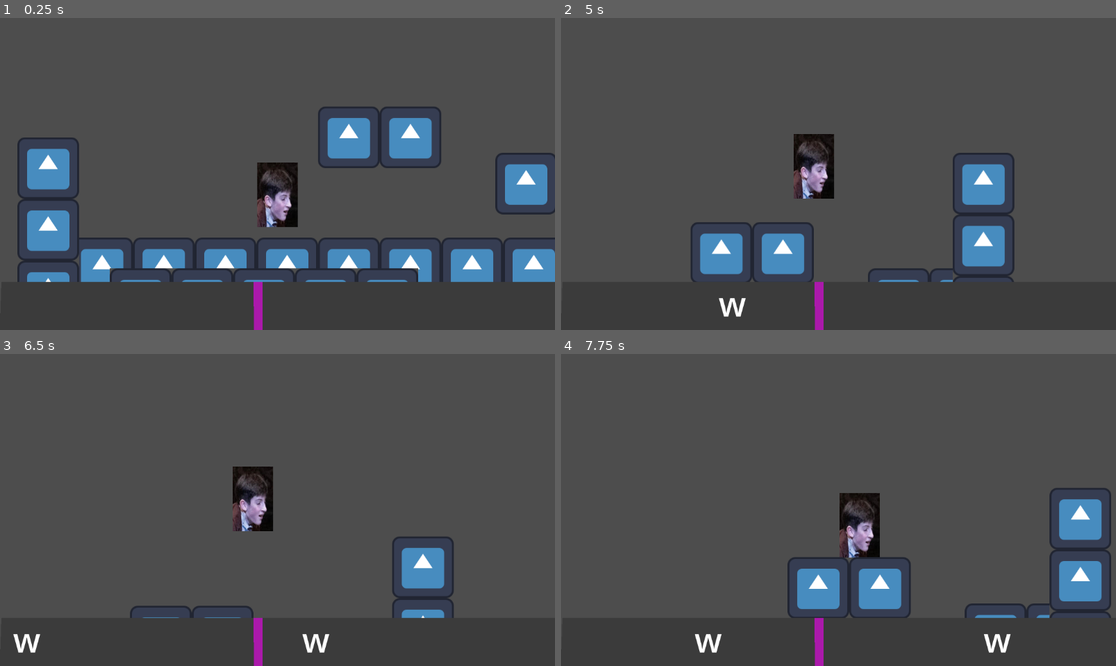
Above: before the commit, frames 1-4 (two rows, left to right).
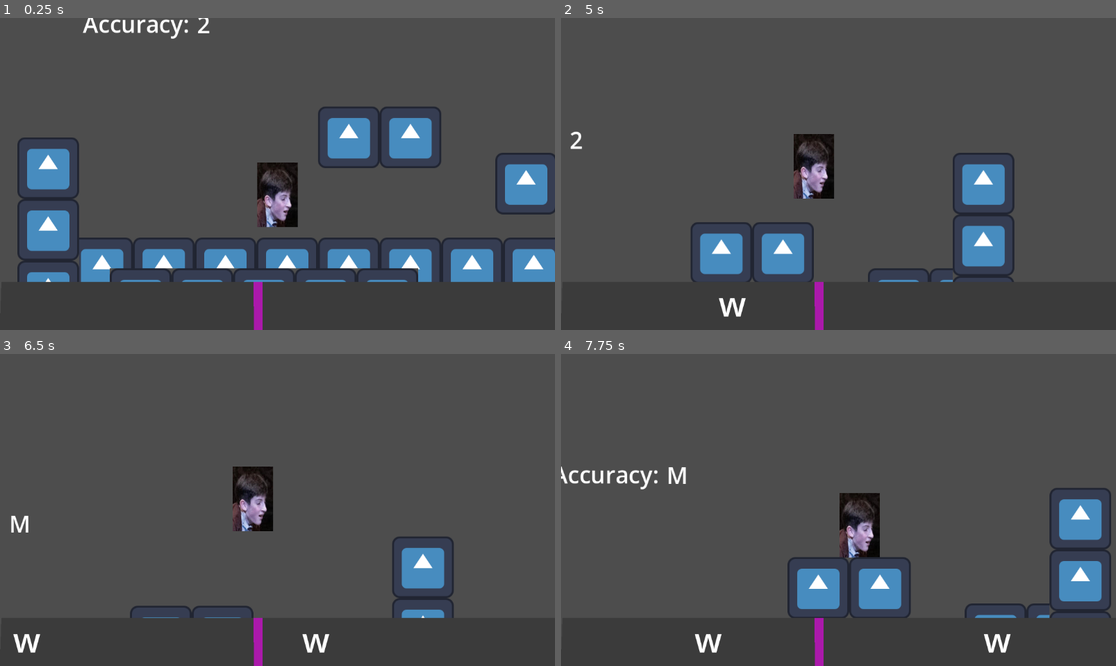
Above: after the commit, the same moments.

Repository: parkingTurkeys/unnamed-rhythm-game
Game: Godot game, scene res://level_base.tscn
Two runs of this game, one before a commit and one after it. Both use one fixed random seed, a clock stepped at 60 frames per second and the inputs below. The project has no main scene, so this scene is started directly. The engine's default icon, where the game draws it, is replaced by a stand-in: a white triangle on a blue panel in a dark square.
Inputs:
- Up to frame 1 (0.25 s): no input
- Up to frame 2 (5 s): hold D (right) 0.53-2.03 s; tap L (atk) at 0.6, 2.85 s; tap H (jump) at 0.77, 1.52, 3.02, 3.77, 4.52 s; tap J (dash) at 1.35, 3.6 s; hold A (left) 2.03-2.78 s; tap K (rhythm) at 2.1, 4.35 s; hold D (right) 2.78-4.28 s; hold A (left) from 4.28 s (still down)
- Up to frame 3 (6.5 s): release A (left) at 5.03 s; hold D (right) 5.03-5.78 s; tap L (atk) at 5.1 s; hold A (left) from 5.78 s (still down); tap J (dash) at 5.85 s; tap H (jump) at 6.02 s
- Up to frame 4 (7.75 s): tap K (rhythm) at 6.6 s; tap H (jump) at 6.77, 7.52 s; release A (left) at 7.28 s; hold D (right) from 7.28 s (still down); tap L (atk) at 7.35 s

The runs differ from the first frame. In frame 1, 0.5% of the frame differs, in the area x 14-38%, y 0-7%; in frame 2, less than 0.1%; in frame 3, 0.1%; in frame 4, 0.5%, in the area x 0-23%, y 36-44%.

Commit message:
I JUST REALIzed uhhh there's a very bad delay. bc like. the metronome counts the current note as soon as it adds it to the screen but it like takes a bit to get to the center LOL

Diff:
--- a/global_data.gd
+++ b/global_data.gd
@@ -7,3 +7,4 @@
 var NOTE_SPEED = 6
 var current_note = ""
 var next_note = ""
+var note_accuracies = []
--- a/level_base.tscn
+++ b/level_base.tscn
@@ -4,6 +4,7 @@
 [ext_resource type="PackedScene" uid="uid://dm0iah28rwwoh" path="res://player.tscn" id="1_ctdcu"]
 [ext_resource type="PackedScene" uid="uid://b3i8e4oedttod" path="res://levels/lvl_test.tscn" id="2_646pq"]
 [ext_resource type="PackedScene" uid="uid://dad8wuged6ypr" path="res://rhythming.tscn" id="4_reens"]
+[ext_resource type="PackedScene" uid="uid://b5m5lt7d3b5ke" path="res://score.tscn" id="5_0a5y4"]
 
 [sub_resource type="OggPacketSequence" id="OggPacketSequence_uljvy"]
 packet_data = Array[Array]([[PackedByteArray("AXZvcmJpcwAAAAACRKwAAP////8A7gIA/////7gB")], [PackedByteArray("A3ZvcmJpcy …(249526 unchanged characters)…
@@ -39,3 +40,9 @@
 [node name="CanvasLayer" type="CanvasLayer" parent="." unique_id=372818568]
 
 [node name="rhythming" parent="CanvasLayer" unique_id=842256082 instance=ExtResource("4_reens")]
+
+[node name="Score" parent="." unique_id=854860021 instance=ExtResource("5_0a5y4")]
+offset_left = 258.0
+offset_top = 51.0
+offset_right = 333.0
+offset_bottom = 118.0
--- a/rhythming.gd
+++ b/rhythming.gd
@@ -9,6 +9,8 @@
 var all_clicks = []
 var current_note_clicks = []
 var current_acc_clicks = []
+var note_accs = []
+#var note_accs_fin = [] # now -> GlobalData.note_accuracies
 
 # Called when the node enters the scene tree for the first time.
 func _ready() -> void:
@@ -60,13 +62,14 @@
 
 
 func _on_metronome_timeout() -> void:
-	check_notes()
+	if (GlobalData.current_note != ""): check_notes() #we dont want to check when theres nothing to check
+	if (note_accs.size() >= 2): resolve_past_note()
 	if beatmap.map != []:
 		print("VOTE YURI PARTY")
 		var curr_note = beatmap.map[0]
 		beatmap.map.remove_at(0)
 		GlobalData.current_note = curr_note
-		GlobalData.next_note = beatmap.map[0] # since we removed the current note :4
+		if beatmap.map != [] : GlobalData.next_note = beatmap.map[0] # since we removed the current note :4
 		if curr_note == "R":
 			pass
 		else:
@@ -114,10 +117,10 @@
 			for n in range(current_note_clicks[i].size()):
 				if (current_note_clicks[i][n].has(GlobalData.current_note) && current_note_found == false):
 					current_note_found = true
-					accs_lost_for_curr_note = n
+					accs_lost_for_curr_note = str(n)
 				if (current_note_clicks[i][n].has(GlobalData.next_note) && next_note_found == false):
 					next_note_found = true
-					accs_lost_for_next_note = current_acc_clicks.size() - n
+					accs_lost_for_next_note = str(current_acc_clicks.size() - n)
 	if (current_note_found == false):
 		accs_lost_for_curr_note = "M"
 	if (next_note_found == false):
@@ -125,6 +128,13 @@
 	print(accs_lost_for_curr_note)
 	all_clicks.append(current_note_clicks)
 	current_note_clicks = []
+	# ADD ACCURACY TO LIST
+	if (note_accs.is_empty() == false):
+		note_accs[note_accs.size() - 1][1] = accs_lost_for_curr_note
+	else:
+		note_accs.append(["M",accs_lost_for_curr_note])
+	note_accs.append([accs_lost_for_next_note,"M"])
+
 
 
 func _on_acc_timeout() -> void:
@@ -160,3 +170,21 @@
 		#accs_lost_for_curr_note = "M"
 	#if (next_note_found == false):
 		#accs_lost_for_next_note = "M"
+
+func resolve_past_note():
+	var note_acc_to_check = note_accs[note_accs.size() - 2]
+	if (note_acc_to_check[0] == "M" && note_acc_to_check[1] == "M"):
+		#MISS
+		GlobalData.note_accuracies.append("M")
+	elif (note_acc_to_check[0] == "M"):
+		#Clicked afterwards only
+		GlobalData.note_accuracies.append(note_acc_to_check[1])
+	elif (note_acc_to_check[1] == "M"):
+		#Clicked early only
+		GlobalData.note_accuracies.append(note_acc_to_check[0])
+	else:
+		#Clicked both before and after
+		if (note_acc_to_check[0] >= note_acc_to_check[1]):
+			GlobalData.note_accuracies.append(note_acc_to_check[1]) # Do the smaller one :3
+		else:
+			GlobalData.note_accuracies.append(note_acc_to_check[0])
--- /dev/null
+++ b/score.gd
@@ -0,0 +1,11 @@
+extends Label
+
+
+# Called when the node enters the scene tree for the first time.
+func _ready() -> void:
+	pass # Replace with function body.
+
+
+# Called every frame. 'delta' is the elapsed time since the previous frame.
+func _process(delta: float) -> void:
+	if (GlobalData.note_accuracies.size() - 1 >= 0): text = String(GlobalData.note_accuracies[GlobalData.note_accuracies.size() - 1])
--- /dev/null
+++ b/score.tscn
@@ -0,0 +1,27 @@
+[gd_scene format=3 uid="uid://b5m5lt7d3b5ke"]
+
+[ext_resource type="Script" uid="uid://d3wnbqpjw8jrg" path="res://score.gd" id="1_t1x8i"]
+
+[sub_resource type="LabelSettings" id="LabelSettings_t1x8i"]
+font_size = 48
+
+[sub_resource type="LabelSettings" id="LabelSettings_ceanc"]
+font_size = 48
+
+[node name="Score" type="Label" unique_id=854860021]
+offset_left = 257.0
+offset_top = 5.0
+offset_right = 297.0
+offset_bottom = 72.0
+text = "2"
+label_settings = SubResource("LabelSettings_t1x8i")
+script = ExtResource("1_t1x8i")
+
+[node name="Label" type="Label" parent="." unique_id=1958429993]
+layout_mode = 0
+offset_left = -237.0
+offset_top = -1.0
+offset_right = -16.0
+offset_bottom = 66.0
+text = "Accuracy:"
+label_settings = SubResource("LabelSettings_ceanc")
Not shown, added: score.gd.uid
